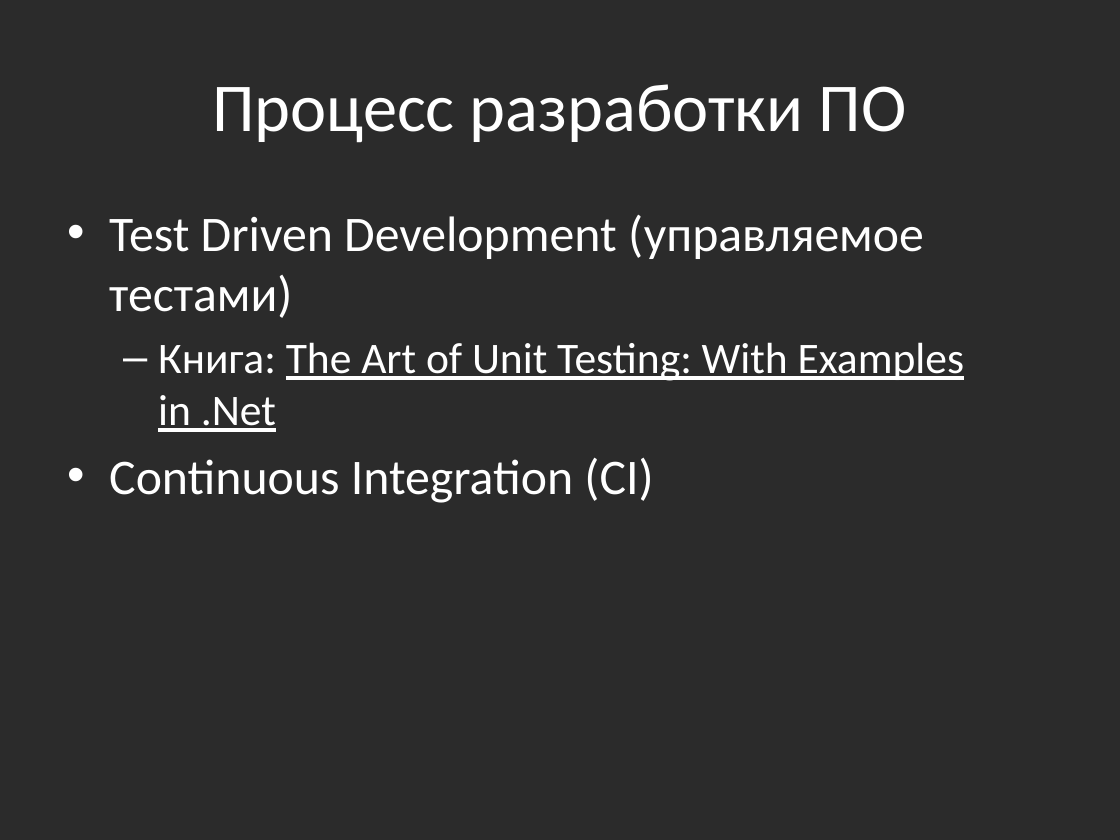
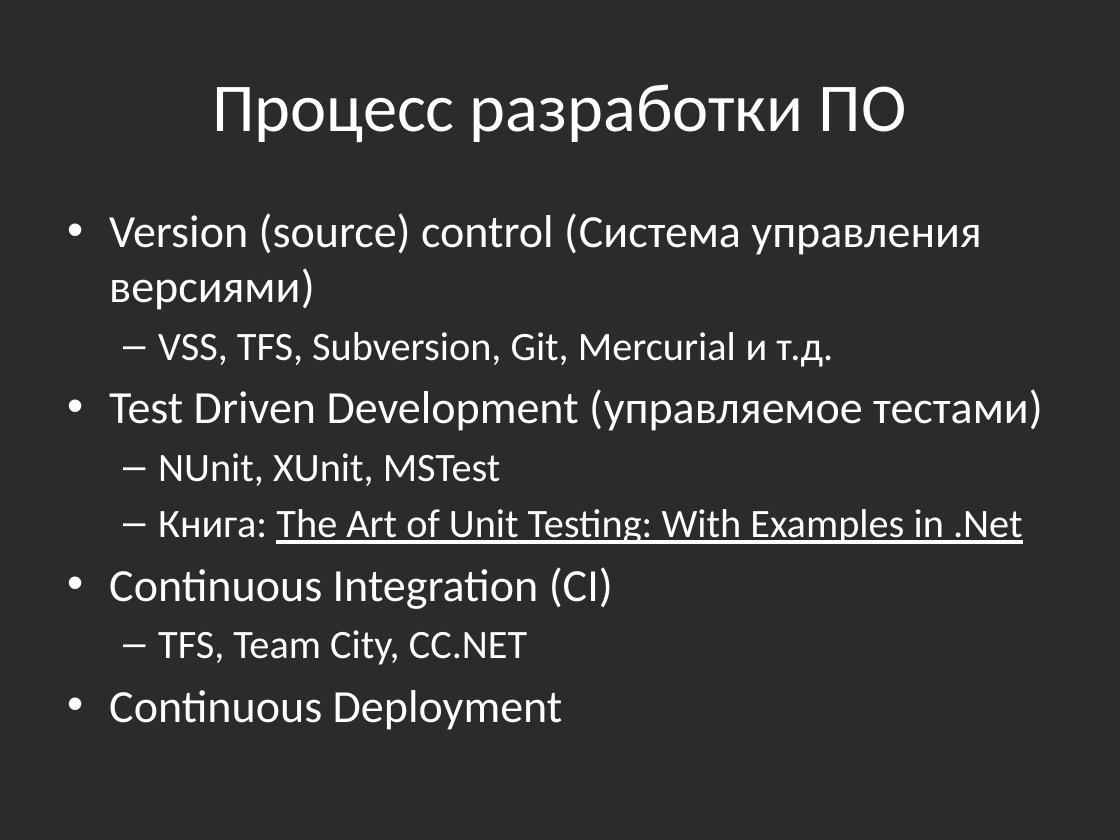
Before and after one commit to bazile/Training, a slide deck: slide 18 of Presentation/lesson-14.pptx. Drawn at 1120x840 pixels with LibreOffice and Linux fonts; fonts in the diff are those of the drawing; background and template pictures are left out; a plain dark background stands for a picture behind light text. Boxes give left, top, right and bottom in pixels: in the first picture for what was removed or moved away, otherwise in the second. Text is boxed around its words. In the diff, an @@ line names an element or a change of style, - is before the commit and + after.

```diff
--- a/Presentation/lesson-14.pptx
+++ b/Presentation/lesson-14.pptx
@@ text at (x1=109, y1=213, x2=981, y2=367): paragraphs added @@
+• Version (source) control (Система управления версиями)
+  – VSS, TFS, Subversion, Git, Mercurial и т.д.
@@ text at (x1=109, y1=389, x2=1043, y2=609): size 32 to 29.6 pt in "Test Driven Development (управляемое тестами)", "Continuous Integration (CI)"; size 28 to 25.9 pt in "Книга: The Art of Unit Testing: With ..." @@
@@ text at (x1=158, y1=453, x2=501, y2=486): paragraph added @@
+  – NUnit, XUnit, MSTest
@@ text at (x1=109, y1=630, x2=563, y2=730): paragraphs added @@
+  – TFS, Team City, CC.NET
+• Continuous Deployment
```
Also in this commit, not shown: 1 other slide changed.
